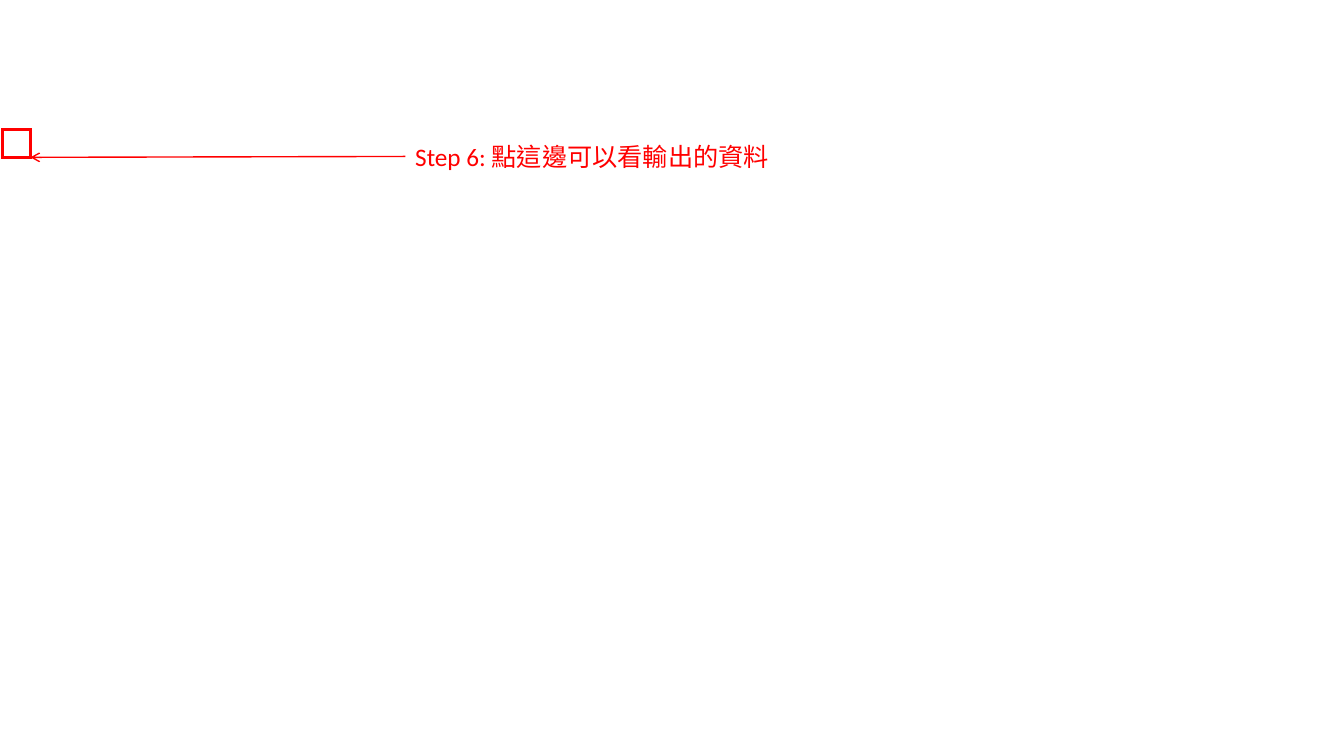
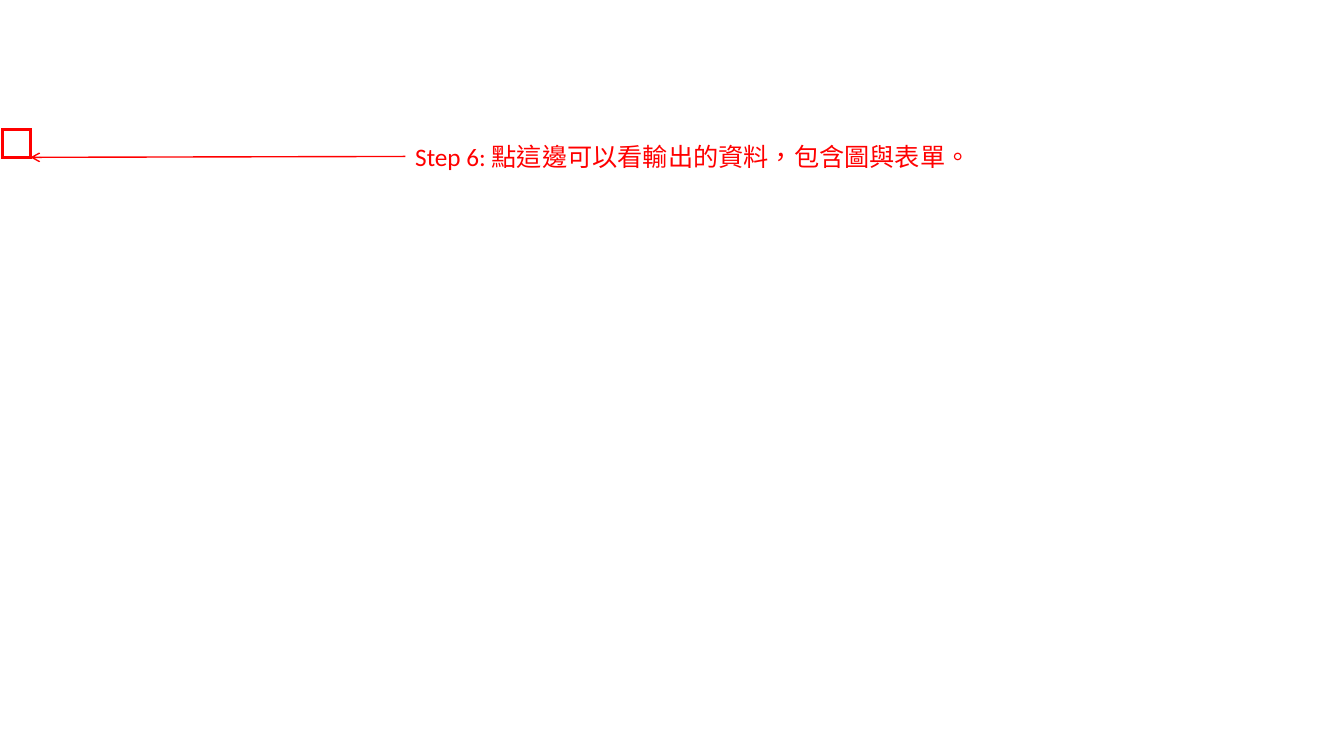
Before and after one commit to gj94fu4/gj94fu4.github.io, a slide deck: slide 9 of project/starlux-aod/航班準時率分析程式使用說明.pptx (slide 7 before the commit). Drawn at 1344x756 pixels with LibreOffice and Linux fonts; fonts in the diff are those of the drawing; background and template pictures are left out. Boxes give left, top, right and bottom in pixels: in the first picture for what was removed or moved away, otherwise in the second. Text is boxed around its words. In the diff, an @@ line names an element or a change of style, - is before the commit and + after.

```diff
--- a/project/starlux-aod/航班準時率分析程式使用說明.pptx
+++ b/project/starlux-aod/航班準時率分析程式使用說明.pptx
@@ text at [415, 144, 971, 170]: text changed @@
-Step 6: 點這邊可以看輸出的資料
+Step 6: 點這邊可以看輸出的資料，包含圖與表單。
```
Also in this commit, not shown: 6 other slides changed, 10 slides added, 3 slides removed, 45 other files.
